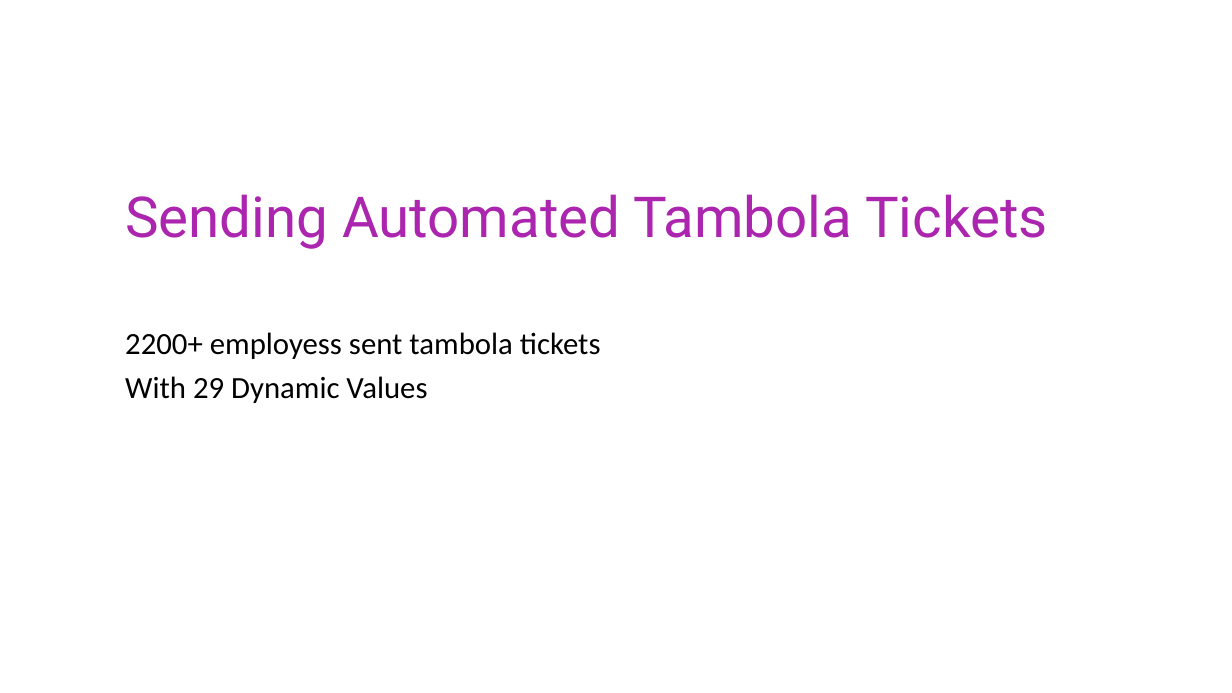
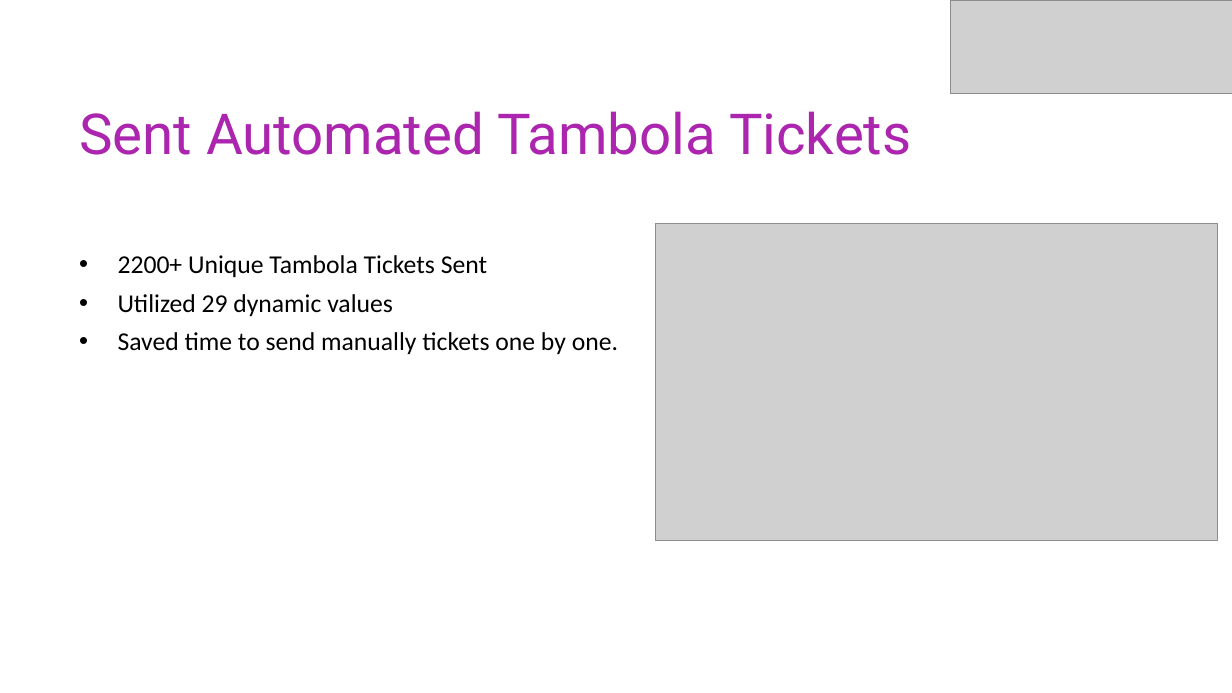
Before and after one commit to adityabhatisaini/Files, a slide deck: slide 7 of Internship-Progress-Report.pptx. Drawn at 1232x693 pixels with LibreOffice and Linux fonts; fonts in the diff are those of the drawing; grey boxes stand for pictures. Boxes give left, top, right and bottom in pixels: in the first picture for what was removed or moved away, otherwise in the second. Text is boxed around its words. In the diff, an @@ line names an element or a change of style, - is before the commit and + after.

```diff
--- a/Internship-Progress-Report.pptx
+++ b/Internship-Progress-Report.pptx
@@ picture added at [951, 0, 1232, 94] @@
@@ text at [79, 111, 912, 155]: text changed @@
-Sending Automated Tambola Tickets
+Sent Automated Tambola Tickets
@@ picture added at [655, 223, 1217, 541] @@
@@ text at [118, 255, 618, 354]: text changed; size 28.8 to 24 pt @@
-2200+ employess sent tambola tickets
-With 29 Dynamic Values
+• 2200+ Unique Tambola Tickets Sent
+• Utilized 29 dynamic values
+• Saved time to send manually tickets one by one.
```
Also in this commit, not shown: 7 other slides changed, 2 slides added.
